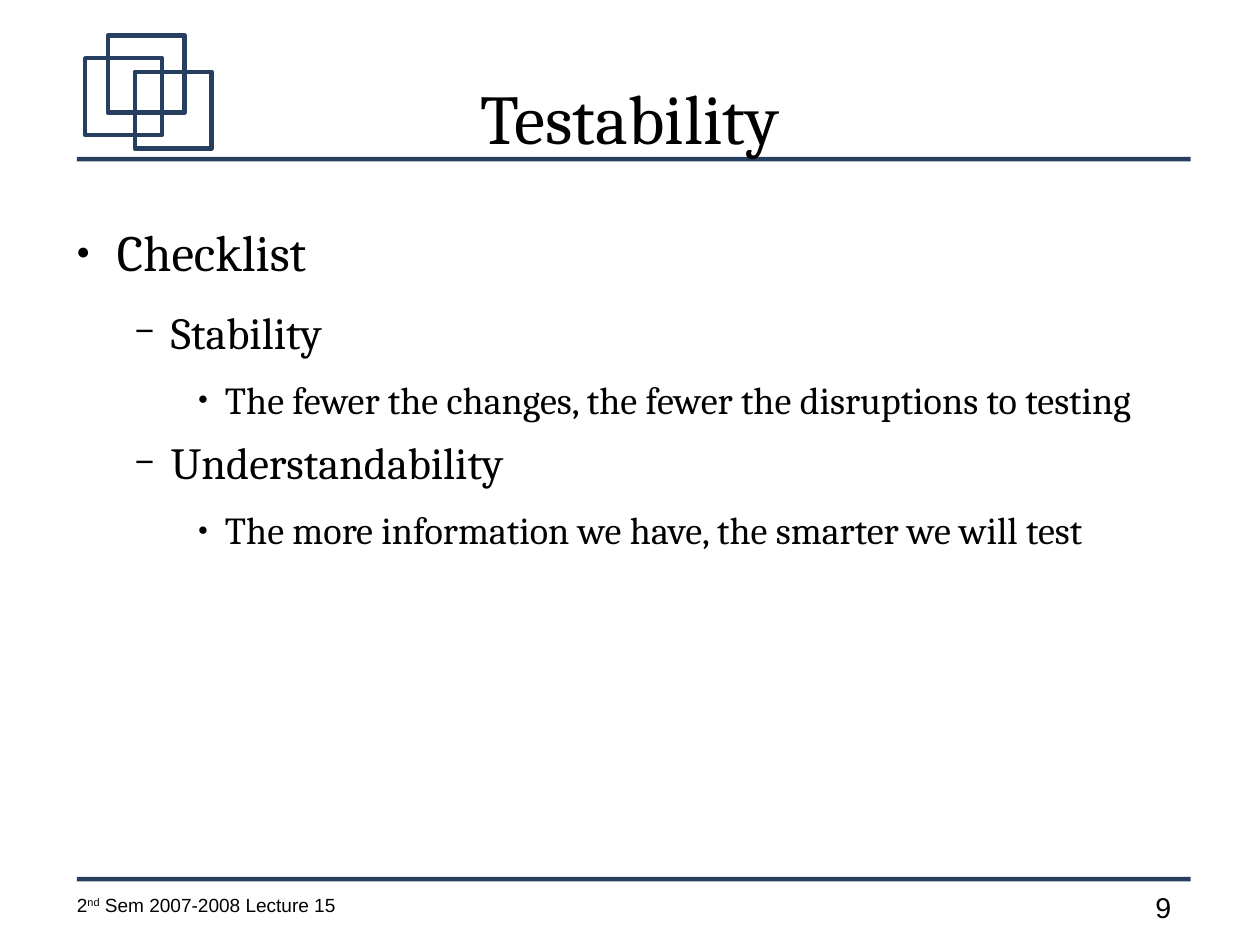
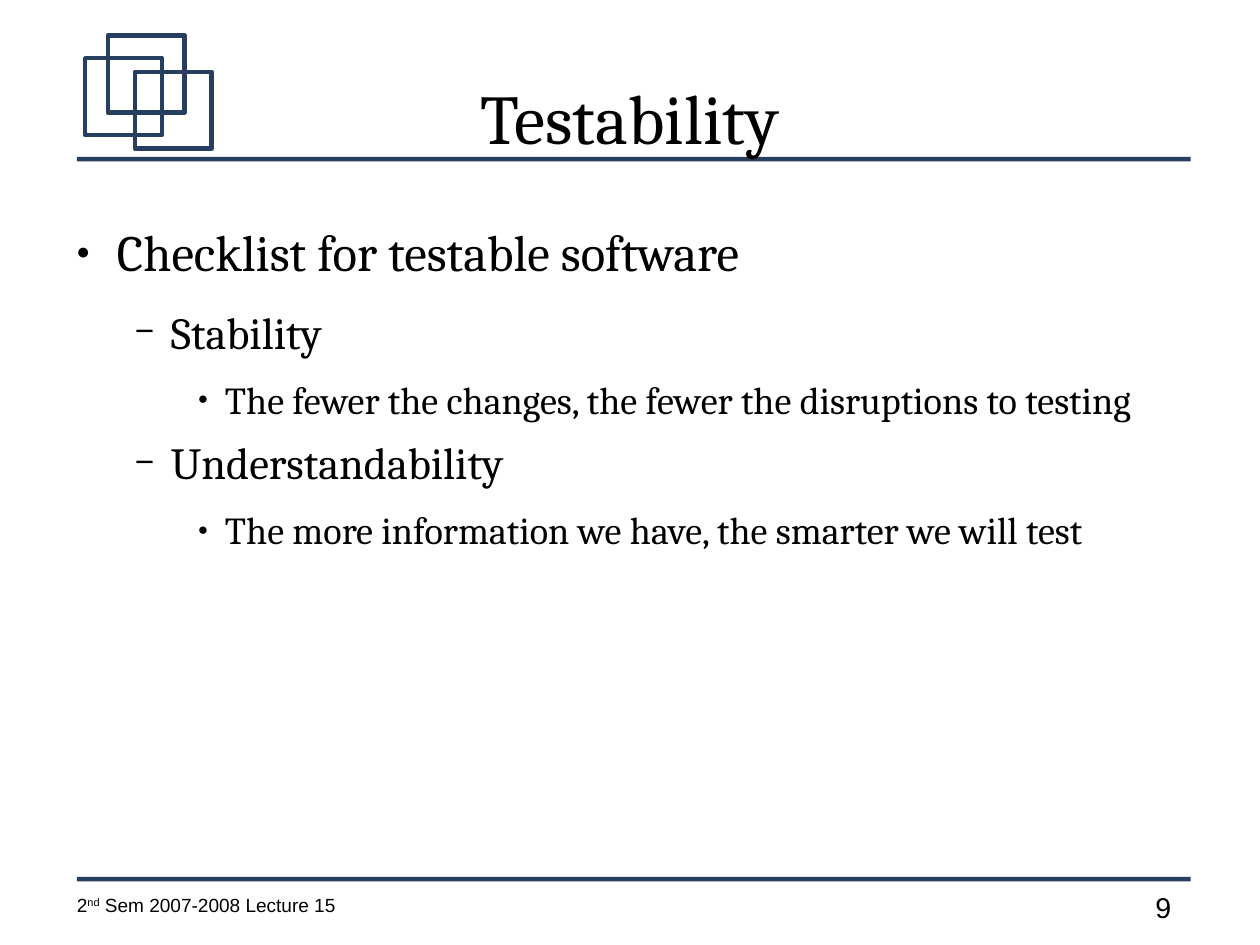
Before and after one commit to jachermocilla/jach-homepage, a slide deck: slide 9 of CMSC128-2nd-Sem-2007-L15.odp. Drawn at 1260x945 pixels with LibreOffice and Linux fonts; fonts in the diff are those of the drawing. Boxes give left, top, right and bottom in pixels: in the first picture for what was removed or moved away, otherwise in the second. Text is boxed around its words. In the diff, an @@ line names an element or a change of style, - is before the commit and + after.

```diff
--- a/CMSC128-2nd-Sem-2007-L15.odp
+++ b/CMSC128-2nd-Sem-2007-L15.odp
@@ text at [117,235,739,272]: text changed @@
-● Checklist
+● Checklist for testable software
```
Also in this commit, not shown: 5 other slides changed, 6 slides added.
